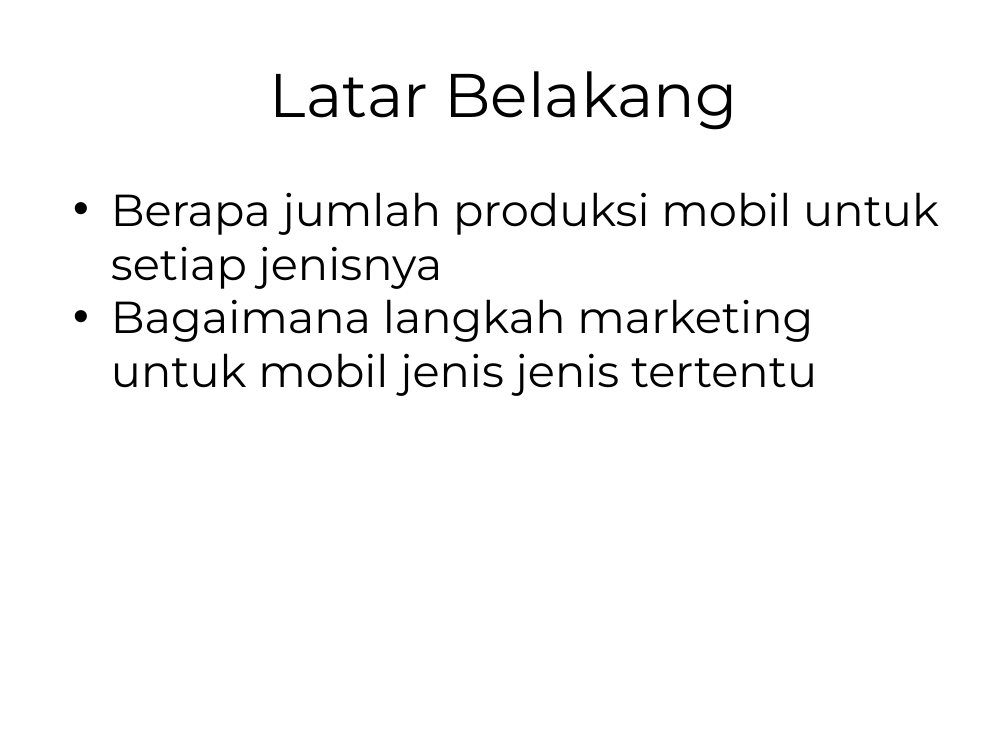
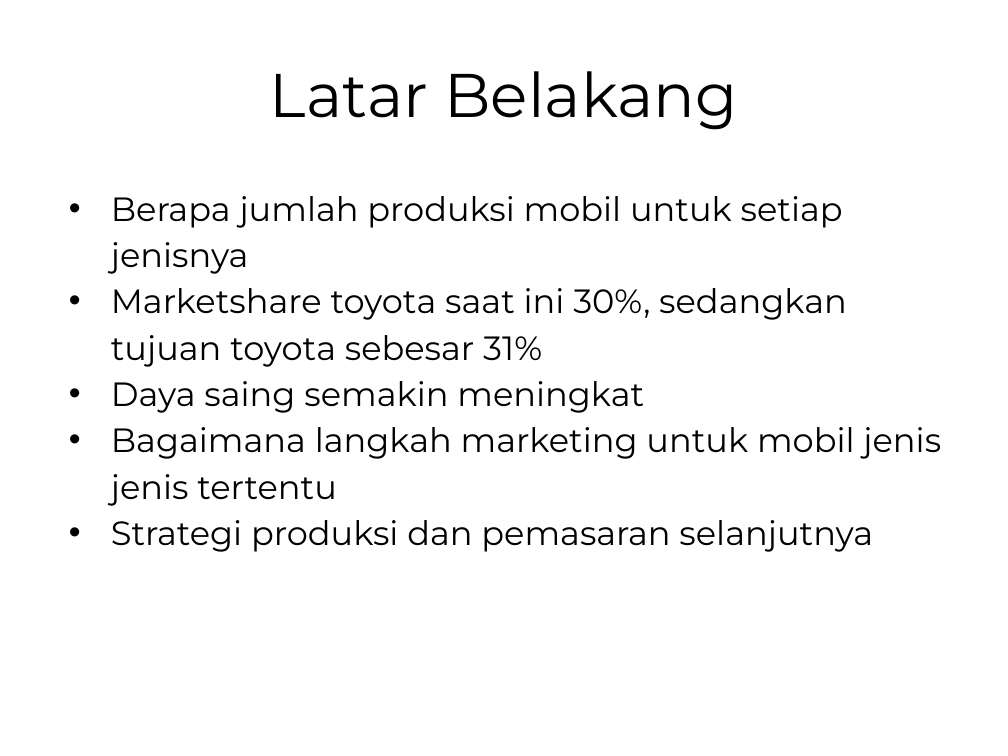
Before and after one commit to TunggalMAT/Data-Scientist-Bootcamp, a slide deck: slide 3 of KELOMPOK 2.pptx. Drawn at 1008x756 pixels with LibreOffice and Linux fonts; fonts in the diff are those of the drawing. Boxes give left, top, right and bottom in pixels: in the first picture for what was removed or moved away, otherwise in the second. Text is boxed around its words. In the diff, an @@ line names an element or a change of style, - is before the commit and + after.

```diff
--- a/KELOMPOK 2.pptx
+++ b/KELOMPOK 2.pptx
@@ text at [111,196,941,506]: size 32 to 24 pt in "Berapa jumlah produksi mobil untuk setiap jenisnya", "Bagaimana langkah marketing untuk mobil jenis jenis ..."; indent changed; line spacing 1 to 1.15 @@
@@ text at [111,288,847,413]: paragraphs added @@
+• Marketshare toyota saat ini 30%, sedangkan tujuan toyota sebesar 31%
+• Daya saing semakin meningkat
@@ text at [111,520,873,552]: paragraph added @@
+• Strategi produksi dan pemasaran selanjutnya
```
Also in this commit, not shown: 2 other slides changed, 1 slide removed.
